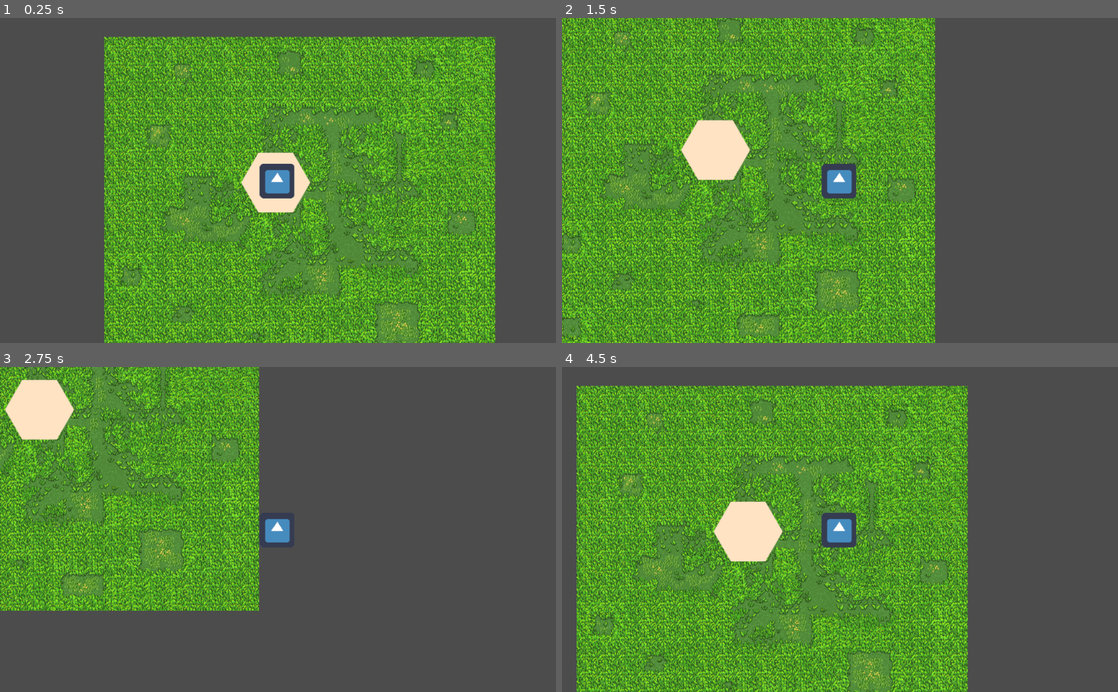
Above: before the commit, frames 1-4 (two rows, left to right).
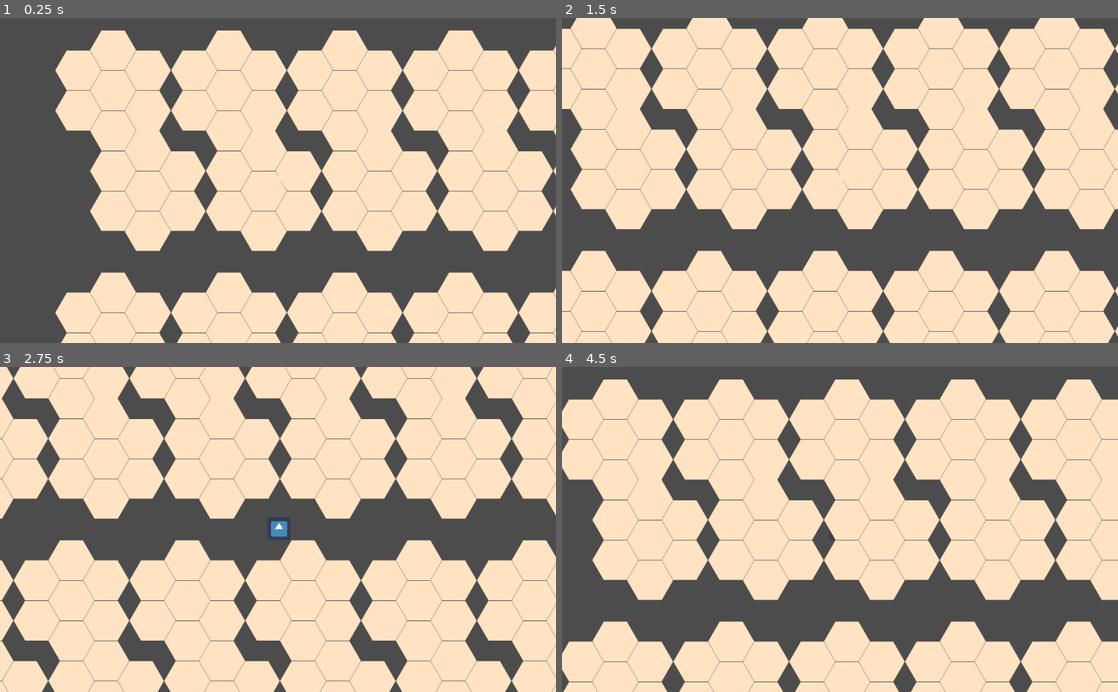
Above: after the commit, the same moments.

Repository: abbl/MapsAndDices
Game: Godot game, scene res://scenes/World.tscn
Two runs of this game, one before a commit and one after it. Both use one fixed random seed, a clock stepped at 60 frames per second and the inputs below. The engine's default icon, where the game draws it, is replaced by a stand-in: a white triangle on a blue panel in a dark square.
Inputs:
- Up to frame 1 (0.25 s): no input
- Up to frame 2 (1.5 s): tap Enter at 0.5 s; hold D 0.53-1.28 s; hold S from 1.28 s (still down)
- Up to frame 3 (2.75 s): release S at 2.03 s; hold D from 2.03 s (still down)
- Up to frame 4 (4.5 s): release D at 2.78 s; hold W 2.78-3.53 s; hold A from 3.53 s (still down)

The runs differ from the first frame. In frame 1, 76% of the frame differs, in the area x 9-100%, y 3-100%; in frame 2, 90%, in the area x 0-100%, y 0-100%; in frame 3, 83%; in frame 4, 85%.

Commit message:
Working on map generation.

Diff:
--- a/Scripts/Hexagon.gd
+++ /dev/null
@@ -1,22 +0,0 @@
-extends Node2D
-
-var sprite
-var area2D
-var collisionShape2D
-
-func _ready():
-	sprite = Sprite.new()
-	create_hexagon_sprite()
-	add_as_child()
-	pass
-
-func create_hexagon_sprite():
-	sprite.texture = create_hexagon_texture()
-	pass
-
-func create_hexagon_texture():
-	return preload("res://Textures/test_hexagon.png")
-
-func add_as_child():
-	add_child(sprite, true)
-	pass
--- a/Scripts/HexagonMapGenerator.gd
+++ /dev/null
@@ -1,15 +0,0 @@
-extends Node
-
-# class member variables go here, for example:
-# var a = 2
-# var b = "textvar"
-
-func _ready():
-	# Called every time the node is added to the scene.
-	# Initialization here
-	pass
-
-#func _process(delta):
-#	# Called every frame. Delta is time since last frame.
-#	# Update game logic here.
-#	pass
--- /dev/null
+++ b/Scripts/Hexagons/Hexagon.gd
@@ -0,0 +1,47 @@
+extends Node2D
+
+var sprite
+var area2D
+var collisionShape2D
+var hexagonWidth
+var hexagonHeight
+var hexagonsOffsetX = -32
+var hexagonsOffsetY = 1.5
+
+func _ready():
+	sprite = Sprite.new()
+	_create_hexagon_sprite()
+	_add_as_child()
+	_define_hexagon_size()
+	pass
+
+func _create_hexagon_sprite():
+	sprite.texture = _create_hexagon_texture()
+	pass
+
+func _create_hexagon_texture():
+	return preload("res://Textures/test_hexagon.png")
+
+func _define_hexagon_size():
+	hexagonWidth = sprite.texture.get_width()
+	hexagonHeight = sprite.texture.get_height()
+	pass
+
+func _add_as_child():
+	add_child(sprite, true)
+	pass
+
+func set_position(vector):
+	position = _calculate_fixed_cords(vector)
+	pass
+
+func _calculate_fixed_cords(vector):
+	var x = vector.x * (hexagonWidth + hexagonsOffsetX)
+	var y = vector.y * (hexagonHeight + hexagonsOffsetY)
+	return Vector2(x, y)
+
+func get_width():
+	return hexagonWidth
+
+func get_height():
+	return hexagonHeight
--- /dev/null
+++ b/Scripts/Hexagons/HexagonChunk.gd
@@ -0,0 +1,43 @@
+extends Node2D
+
+var hexagonArray
+var hexagonsPredefinedPosition
+
+func _ready():
+	_init_fields()
+	_generate_hexagons_node()
+	_place_hexagons_in_defined_position()
+	pass
+
+func _init_fields():
+	hexagonArray = []
+	hexagonsPredefinedPosition = [Vector2(0, 0), Vector2(0, 1), Vector2(1, 0.5),
+	Vector2(1, -0.5), Vector2(0, -1), Vector2(-1, -0.5), Vector2(-1, 0.5)]
+
+func _generate_hexagons_node():
+	for i in 7:
+		hexagonArray.append(_load_hexagon())
+	pass
+
+func _load_hexagon():
+	var hexagon = load("res://Scripts/Hexagons/Hexagon.gd").new()
+	add_child(hexagon, true)
+	return hexagon
+
+func _place_hexagons_in_defined_position():
+	var index = 0
+	for i in hexagonArray:
+		i.set_position(hexagonsPredefinedPosition[index])
+		index += 1
+	pass
+
+func set_fixed_position(vector):
+	var chunkWidth = 2.5 * hexagonArray[0].get_width()
+	var chunkHeight = 3.05 * hexagonArray[0].get_height()
+	position = Vector2(vector.x * (chunkWidth), vector.y * (chunkHeight))
+	pass
+
+#func _process(delta):
+#	# Called every frame. Delta is time since last frame.
+#	# Update game logic here.
+#	pass
--- a/Scripts/HexagonMapController.gd
+++ b/Scripts/Hexagons/HexagonMapController.gd
@@ -16,9 +16,9 @@
 #	pass
 
 func add_hexagon_on_screen():
-	add_child(prepare_hexagon_entity(Vector2(300, 300)))
+	add_child(prepare_hexagon_entity(Vector2(300, 300)), true)
 	pass
 
 func prepare_hexagon_entity(vector):
-	exampleHexagon = load("res://Scripts/Hexagon.gd").new()
+	exampleHexagon = load("res://Scripts/Hexagons/HexagonMapGenerator.gd").new()
 	return exampleHexagon
--- /dev/null
+++ b/Scripts/Hexagons/HexagonMapGenerator.gd
@@ -0,0 +1,35 @@
+extends Node
+
+# class member variables go here, for example:
+# var a = 2
+# var b = "textvar"
+
+var chunksArray
+
+func _ready():
+	_generate_map(8, 4)
+	pass
+
+func _generate_map(width, height):
+	for x in width:
+		for y in height:
+			if(y % 2):
+				create_chunk(Vector2(x + 0.3, y - 0.17))
+				continue
+			#if(x % 2):
+				#create_chunk(Vector2(x, y - 0.25))
+			#else:
+			create_chunk(Vector2(x, y))
+	pass
+
+func create_chunk(vector):
+	var chunk = load("res://Scripts/Hexagons/HexagonChunk.gd").new()
+	add_child(chunk)
+	chunk.set_fixed_position(vector)
+	return chunk
+
+
+#func _process(delta):
+#	# Called every frame. Delta is time since last frame.
+#	# Update game logic here.
+#	pass
--- a/scenes/World.tscn
+++ b/scenes/World.tscn
@@ -1,51 +1,41 @@
-[gd_scene load_steps=5 format=2]
+[gd_scene load_steps=4 format=2]
 
-[ext_resource path="res://Textures/grass.png" type="Texture" id=1]
-[ext_resource path="res://Scripts/HexagonMapController.gd" type="Script" id=2]
-[ext_resource path="res://Scripts/playerMove.gd" type="Script" id=3]
-[ext_resource path="res://icon.png" type="Texture" id=4]
+[ext_resource path="res://Scripts/Hexagons/HexagonMapController.gd" type="Script" id=1]
+[ext_resource path="res://Scripts/playerMove.gd" type="Script" id=2]
+[ext_resource path="res://icon.png" type="Texture" id=3]
 
 [node name="World" type="Node2D" index="0"]
 
-[node name="Background" type="Node2D" parent="." index="0"]
-
-position = Vector2( 500, 300 )
-scale = Vector2( 1.12491, 1 )
 _sections_unfolded = [ "Transform" ]
 
-[node name="Sprite" type="Sprite" parent="Background" index="0"]
-
-texture = ExtResource( 1 )
-
-[node name="HexagonMap" type="Node2D" parent="." index="1"]
+[node name="HexagonMap" type="Node2D" parent="." index="0"]
 
 position = Vector2( 455.673, 249.236 )
-script = ExtResource( 2 )
+script = ExtResource( 1 )
 
-[node name="PlayerCamera" type="KinematicBody2D" parent="." index="2"]
+[node name="PlayerCamera" type="KinematicBody2D" parent="." index="1"]
 
 position = Vector2( 455.673, 249.236 )
 input_pickable = false
 collision_layer = 1
 collision_mask = 1
 collision/safe_margin = 0.08
-script = ExtResource( 3 )
+script = ExtResource( 2 )
 _sections_unfolded = [ "Collision", "Pickable", "collision" ]
 playerSpeed = 5
 
 [node name="Sprite" type="Sprite" parent="PlayerCamera" index="0"]
 
 position = Vector2( 2.69733, -2.98053 )
-texture = ExtResource( 4 )
+texture = ExtResource( 3 )
 _sections_unfolded = [ "Offset", "Transform" ]
 
 [node name="Camera2D" type="Camera2D" parent="PlayerCamera" index="1"]
 
-position = Vector2( 4.23535, -3.83409 )
 anchor_mode = 1
 rotating = false
 current = true
-zoom = Vector2( 1, 1 )
+zoom = Vector2( 1.5, 1.5 )
 limit_left = -10000000
 limit_top = -10000000
 limit_right = 10000000
Binary file changed: Textures/test_hexagon.png
Not shown, changed: Textures/test_hexagon.png.import
